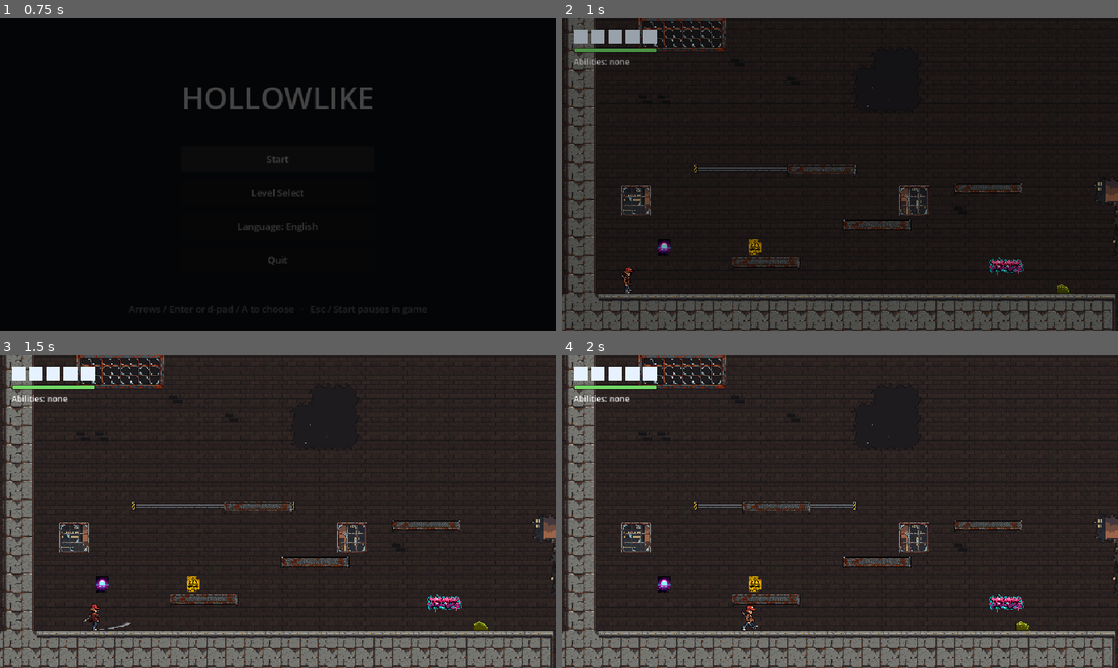
Above: before the commit, frames 1-4 (two rows, left to right).
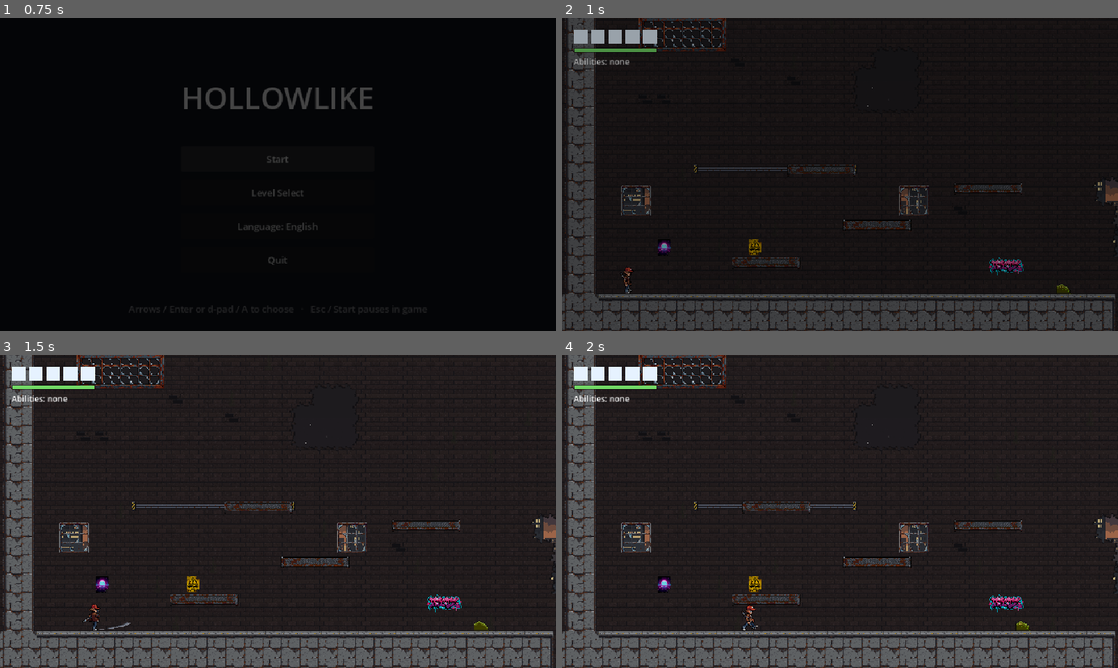
Above: after the commit, the same moments.

Repository: xipheon/hollowlike
Game: Godot game, scene res://scenes/main_menu.tscn
The game is run twice, just before and just after one commit, with the same random seed, the same clock (stepped at 60 frames per second) and the same inputs.
Inputs (mouse positions are in pixels of both pictures, inside the frame that each line leads up to):
- Up to frame 1 (0.75 s): click "Start" at 0.5 s
- Up to frame 2 (1 s): no input
- Up to frame 3 (1.5 s): tap Enter (ui_accept) at 1.25 s; move the mouse to (400, 495) at 1.27 s; hold D (move_right) from 1.28 s (still down); tap J (attack) at 1.35 s; click (400, 495) at 1.42 s
- Up to frame 4 (2 s): keep holding D (move_right); tap Space (jump) at 1.52 s

Frame 1 is identical in both runs. In frame 2, 0.2% of the frame differs, in the area x 9-99%, y 1-90%; in frame 3, 2.3%; in frame 4, 2.3%, in the area x 0-100%, y 0-100%.

Commit message:
Lighting phase 1: light room dimming and real lights on bulbs and signs
Each room dims by its Inspector dimming (a CanvasModulate added in game,
default about 80% with a cool tint); the skyline undoes it and the room's
lights don't reach it. FlickerLight adds a PointLight2D in the glow's colour
that follows the same brightness, so lights hum, sputter and blink with
their drawn glows, which stay for now.

Co-Authored-By: Claude Opus 5.5 <noreply@anthropic.com>

Diff:
--- a/scripts/flicker_light.gd
+++ b/scripts/flicker_light.gd
@@ -7,7 +7,9 @@
 ##   BROKEN  a dead bulb: dark, then every few seconds it sputters on in a
 ##           burst of fast flashes, sometimes catching and buzzing for a
 ##           moment before it dies again.
-## The glow is banded rings drawn additively, so it stays pixel art. Optional
+## The glow is banded rings drawn additively, so it stays pixel art. A real
+## light (a PointLight2D, `light_radius` px, `light_energy` at full) shines on
+## the room around it, following the same brightness. Optional
 ## `lit_overlay` is shown at the current brightness (the lit bulb drawn over a
 ## dead one); optional `dim_overlay` is shown at the opposite (a dark box over
 ## a sign's letters when it's out).
@@ -17,11 +19,15 @@
 const GLOW_BANDS := 4
 
 static var _glow_textures := {}   # Vector2i size -> banded radial texture
+static var _light_textures := {}  # int radius -> soft radial texture
 
 var kind := Kind.STEADY
 var glow_color := Color.WHITE
 var glow_size := Vector2i(48, 48)
 var glow_strength := 0.35
+var light_radius := 96
+var light_energy := 0.6
+var light: PointLight2D   # the real light, made in _ready
 var lit_overlay: CanvasItem
 var dim_overlay: CanvasItem
 var brightness := 1.0
@@ -39,6 +45,10 @@
 	material = CanvasItemMaterial.new()
 	material.blend_mode = CanvasItemMaterial.BLEND_MODE_ADD
 	texture_filter = CanvasItem.TEXTURE_FILTER_NEAREST
+	light = PointLight2D.new()
+	light.texture = _light_texture(light_radius)
+	light.color = glow_color
+	add_child(light)
 	# Start part-way into a cycle so lights in a room don't keep time together.
 	match kind:
 		Kind.BROKEN:
@@ -101,6 +111,9 @@
 		lit_overlay.modulate.a = brightness
 	if dim_overlay != null:
 		dim_overlay.modulate.a = 1.0 - brightness
+	if light != null:
+		light.energy = light_energy * brightness
+		light.enabled = brightness > 0.0
 	queue_redraw()
 
 
@@ -131,3 +144,22 @@
 	tex.height = size.y
 	_glow_textures[size] = tex
 	return tex
+
+
+## A soft radial falloff for the real light: full in the middle, fading to
+## nothing at `radius`.
+static func _light_texture(radius: int) -> Texture2D:
+	if _light_textures.has(radius):
+		return _light_textures[radius]
+	var gradient := Gradient.new()
+	gradient.offsets = PackedFloat32Array([0.0, 1.0])
+	gradient.colors = PackedColorArray([Color.WHITE, Color(1, 1, 1, 0)])
+	var tex := GradientTexture2D.new()
+	tex.gradient = gradient
+	tex.fill = GradientTexture2D.FILL_RADIAL
+	tex.fill_from = Vector2(0.5, 0.5)
+	tex.fill_to = Vector2(0.5, 0.0)
+	tex.width = radius * 2
+	tex.height = radius * 2
+	_light_textures[radius] = tex
+	return tex
--- a/scripts/room.gd
+++ b/scripts/room.gd
@@ -34,6 +34,11 @@
 
 ## This room's id in LevelData.ROOMS.
 @export var room := ""
+## How much the room is dimmed, so its lights stand out: every colour in it is
+## multiplied by this (a CanvasModulate, added in game). Keep it light: the
+## room should read clearly without them. White: no dimming. The skyline, HUD
+## and menus aren't dimmed.
+@export var dimming := Color(0.8, 0.82, 0.88)
 ## Fills every unpainted cell of the Background layer with brick and windows,
 ## with lights, posters and graffiti on the Props layer (the same each time
 ## for the same room), so you can edit it by hand. Wall you've already painted
@@ -89,6 +94,7 @@
 	if Engine.is_editor_hint():
 		return
 	Engine.time_scale = 1.0
+	_dim()
 	_load_room()
 	_build_solids()
 	_spawn_player()
@@ -125,6 +131,17 @@
 			GameState.unlock("wall_jump")
 		elif event.keycode == KEY_F3:
 			debug_kill_boss()
+
+
+## Dims the room by `dimming`, all but the skyline.
+func _dim() -> void:
+	var modulate_node := CanvasModulate.new()
+	modulate_node.name = "Dimming"
+	modulate_node.color = dimming
+	add_child(modulate_node)
+	var skyline := get_node_or_null("Skyline") as Skyline
+	if skyline != null:
+		skyline.undim(dimming)
 
 
 ## A moment after you die, the death screen: what killed you, Respawn or Quit.
--- a/scripts/room_art.gd
+++ b/scripts/room_art.gd
@@ -52,15 +52,20 @@
 const TRACK_H := Vector2i(4, 0)    # moving platform track, side to side: left end, middle, right end
 const TRACK_V := Vector2i(7, 0)    # up and down: top end, middle, bottom end (going down the sheet)
 
-# Light glows (see FlickerLight). Positions are within the light's tile.
+# Light glows (see FlickerLight): the drawn rings, and the real light on the
+# room around them, in the glow's colour. Positions are within the light's tile.
 const BULB_GLOW := Color(0.78, 1.0, 0.9)
 const BULB_GLOW_CENTRE := Vector2(16, 22)
 const BULB_GLOW_SIZE := Vector2i(56, 56)
 const BULB_GLOW_STRENGTH := 0.22
+const BULB_LIGHT_RADIUS := 144
+const BULB_LIGHT_ENERGY := 0.8
 const SIGN_GLOW := Color(1.0, 0.25, 0.25)
 const SIGN_GLOW_CENTRE := Vector2(16, 12)
 const SIGN_GLOW_SIZE := Vector2i(40, 24)
 const SIGN_GLOW_STRENGTH := 0.3
+const SIGN_LIGHT_RADIUS := 64
+const SIGN_LIGHT_ENERGY := 0.6
 const SIGN_LETTERS := Rect2(8, 9, 16, 7)   # inside the sign's frame (tools/make_door_tiles.gd)
 const SIGN_OFF := Color8(52, 10, 14)        # the sign box's colour, covering the letters when it's out
 const ACID_FRAMES := 4
@@ -207,11 +212,15 @@
 		light.glow_size = SIGN_GLOW_SIZE
 		light.glow_color = SIGN_GLOW
 		light.glow_strength = SIGN_GLOW_STRENGTH
+		light.light_radius = SIGN_LIGHT_RADIUS
+		light.light_energy = SIGN_LIGHT_ENERGY
 	else:
 		light.position = Vector2(cell * TILE) + BULB_GLOW_CENTRE
 		light.glow_size = BULB_GLOW_SIZE
 		light.glow_color = BULB_GLOW
 		light.glow_strength = BULB_GLOW_STRENGTH
+		light.light_radius = BULB_LIGHT_RADIUS
+		light.light_energy = BULB_LIGHT_ENERGY
 		light.z_index = -1
 	parent.add_child(light)
 
--- a/scripts/skyline.gd
+++ b/scripts/skyline.gd
@@ -4,7 +4,9 @@
 ## The far city skyline behind every room, seen through windows and holes in
 ## the wall. It repeats sideways and stays put vertically, its bottom edge a
 ## little above the bottom of the screen; sky colour fills above it, ground
-## colour below. Builds itself, so it also shows in the editor.
+## colour below. Builds itself, so it also shows in the editor. The room's
+## lights don't shine on it, and the room's dimming is undone on it (undim()):
+## it's far away, outside the warehouse.
 
 const TEXTURE := preload("res://art/backgrounds/skyline.png")
 const SCROLL := Vector2(0.15, 0.0)     # x drifts slowly; y stays fixed on screen
@@ -35,12 +37,14 @@
 	sky.position = Vector2(0, top - FILL)
 	sky.size = Vector2(TEXTURE.get_width(), FILL)
 	sky.mouse_filter = Control.MOUSE_FILTER_IGNORE
+	sky.light_mask = 0
 	add_child(sky)
 	var ground := ColorRect.new()
 	ground.color = image.get_pixel(0, image.get_height() - 1)
 	ground.position = Vector2(0, SCREEN_BOTTOM)
 	ground.size = Vector2(TEXTURE.get_width(), FILL)
 	ground.mouse_filter = Control.MOUSE_FILTER_IGNORE
+	ground.light_mask = 0
 	add_child(ground)
 	add_child(_city(Vector2(0, top)))
 
@@ -50,4 +54,10 @@
 	sprite.texture = TEXTURE
 	sprite.centered = false
 	sprite.position = at
+	sprite.light_mask = 0   # out of reach of the room's lights
 	return sprite
+
+
+## Cancels the room's `dimming` (its CanvasModulate) on the skyline.
+func undim(dimming: Color) -> void:
+	modulate = Color(1.0 / maxf(dimming.r, 0.01), 1.0 / maxf(dimming.g, 0.01), 1.0 / maxf(dimming.b, 0.01))
--- a/tests/gameplay_test.gd
+++ b/tests/gameplay_test.gd
@@ -25,6 +25,7 @@
 		"_test_door_to_boss_room_and_back",
 		"_test_down_jump_drops_through_platform", "_test_down_jump_on_solid_ground_still_jumps",
 		"_test_pink_crawler_kill_heals", "_test_crawler_sludge", "_test_ceiling_crawler", "_test_room_lights_flicker",
+		"_test_room_dimming",
 	],
 	# The tilesets' terrain brushes and tile data (tools/make_tilesets.gd, room_art.gd), the room template.
 	"tilesets": [
@@ -1852,6 +1853,8 @@
 	var signs := lights.filter(func(l): return l.kind == FlickerLight.Kind.SIGN)
 	_check(not signs.is_empty(), "the door has a glowing EXIT sign (%d)" % signs.size())
 	_check(lights.any(func(l): return l.kind != FlickerLight.Kind.SIGN), "the ceiling bulbs glow")
+	_check(lights.all(func(l): return l.light is PointLight2D and l.light.color == l.glow_color and l.light.texture != null),
+			"each one shines a real light in its glow's colour")
 
 	# One of each kind, watched for 20 seconds.
 	var watched := {}
@@ -1862,11 +1865,15 @@
 		_main.add_child(light)
 		watched[kind] = {"light": light, "on": 0, "lowest": 1.0, "flashes": 0, "was_on": false}
 	var frames := 20 * 60
+	var out_of_step := 0
 	for i in frames:
 		await _frames(1)
 		for kind in watched:
 			var w: Dictionary = watched[kind]
 			var b: float = w.light.brightness
+			var real: PointLight2D = w.light.light
+			if absf(real.energy - w.light.light_energy * b) > 0.001 or real.enabled != (b > 0.0):
+				out_of_step += 1
 			var on := b > 0.0
 			w.on += int(b >= 0.99) if kind == FlickerLight.Kind.SIGN else int(on)
 			w.lowest = minf(w.lowest, b)
@@ -1881,6 +1888,28 @@
 			"the sign blinks or sags but is fully on %.0f%% of the time" % (100.0 * sign.on / frames))
 	_check(broken.flashes >= 2 and float(broken.on) / frames < 0.35,
 			"a dead bulb sputters on (%d flashes) but is dark %.0f%% of the time" % [broken.flashes, 100.0 - 100.0 * broken.on / frames])
+	_check(out_of_step == 0, "the real lights flicker in step with the glows (%d frames out)" % out_of_step)
+	await _despawn()
+
+
+func _test_room_dimming() -> void:
+	print("Rooms are dimmed a little (set in the Inspector) so lights stand out; the skyline and HUD aren't")
+	await _spawn()
+	var dim := _main.get_children().filter(func(c): return c is CanvasModulate)
+	_check(dim.size() == 1 and dim[0].color == _main.dimming, "the room is dimmed by its dimming (%s)" % _main.dimming)
+	_check(_main.dimming.v > 0.7, "only lightly: the room reads without its lights (%.2f)" % _main.dimming.v)
+	var skyline: Skyline = _main.get_node("Skyline")
+	var seen := Color(skyline.modulate.r * _main.dimming.r, skyline.modulate.g * _main.dimming.g, skyline.modulate.b * _main.dimming.b)
+	_check(seen.is_equal_approx(Color.WHITE), "the skyline is undimmed (%s)" % seen)
+	_check(skyline.get_children().all(func(c): return c.light_mask == 0), "and out of reach of the room's lights")
+	_check(_main.get_children().any(func(c): return c is HUD and c is CanvasLayer), "the HUD is on its own layer, undimmed")
+	await _despawn()
+	# Another room's own setting.
+	var room := _build_editor_room()
+	room.dimming = Color(0.9, 0.85, 0.8)
+	await _spawn_node(room)
+	dim = _main.get_children().filter(func(c): return c is CanvasModulate)
+	_check(dim.size() == 1 and dim[0].color == Color(0.9, 0.85, 0.8), "each room sets its own")
 	await _despawn()
 
 
